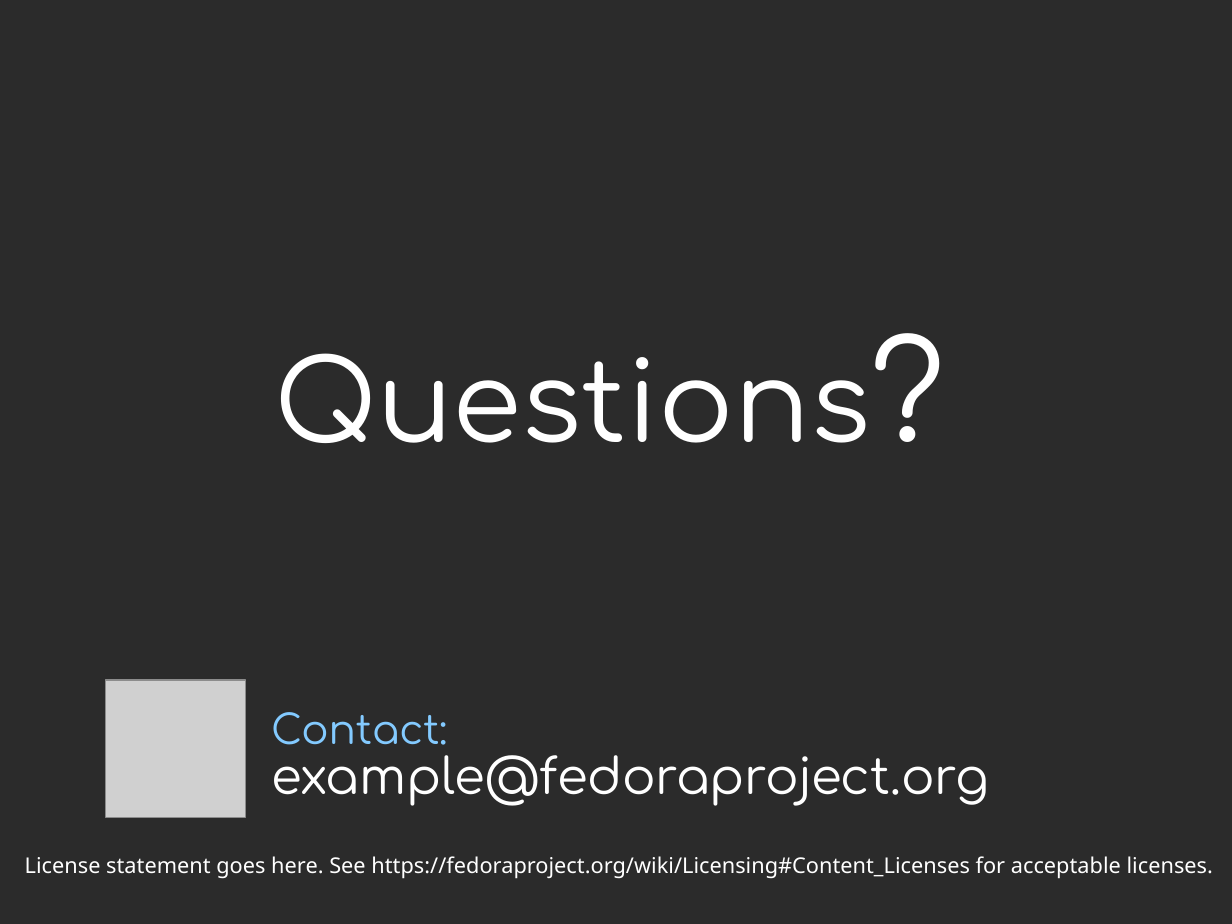
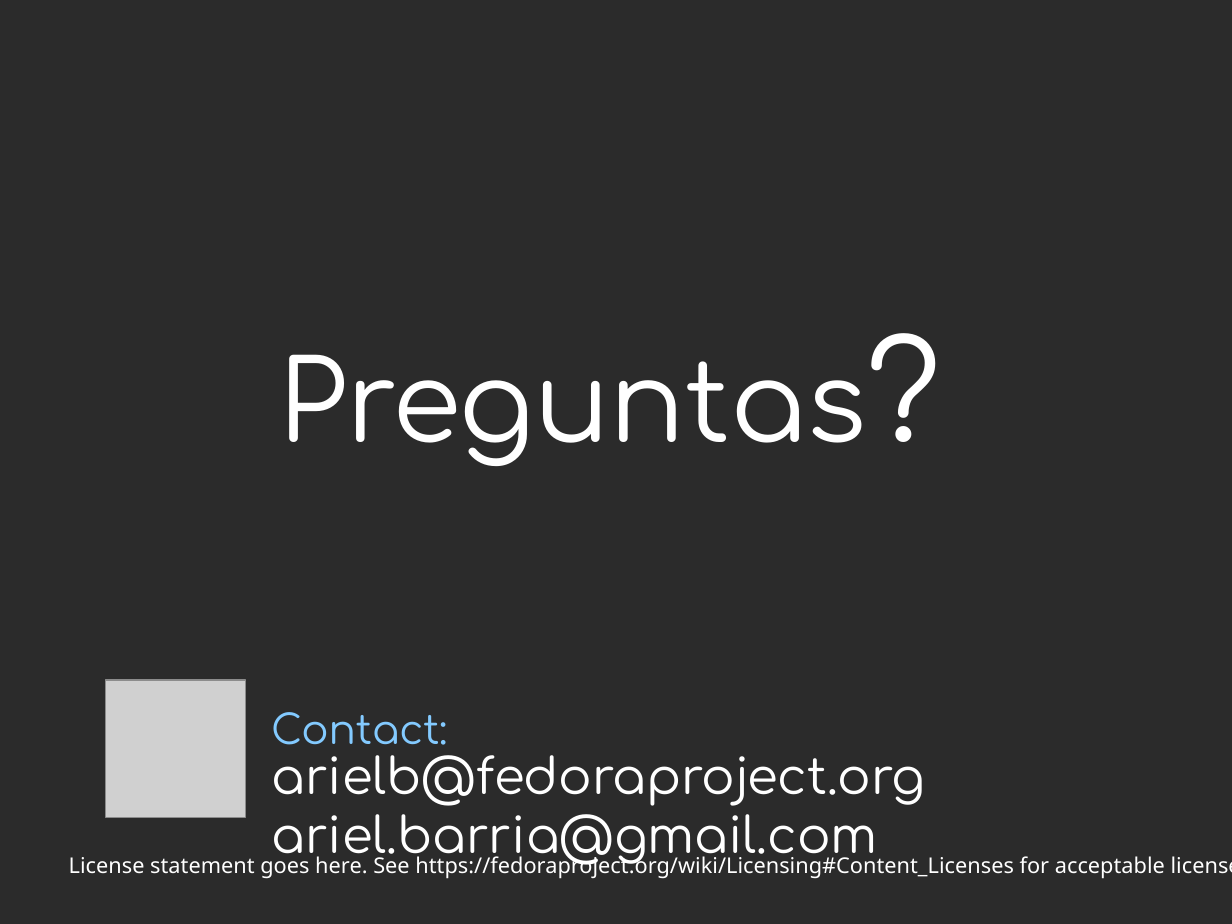
Before and after one commit to arielb2/vagrant, a slide deck: slide 7 of presentation/vagrant.odp. Drawn at 1232x924 pixels with LibreOffice and Linux fonts; fonts in the diff are those of the drawing; grey boxes stand for pictures; background and template pictures are left out; a plain dark background stands for a picture behind light text. Boxes give left, top, right and bottom in pixels: in the first picture for what was removed or moved away, otherwise in the second. Text is boxed around its words. In the diff, an @@ line names an element or a change of style, - is before the commit and + after.

```diff
--- a/presentation/vagrant.odp
+++ b/presentation/vagrant.odp
@@ title at [278, 354, 866, 466]: text changed @@
-Questions?
+Preguntas?
@@ text at [272, 737, 926, 866]: text changed @@
-example@fedoraproject.org
+arielb@fedoraproject.org
+ariel.barria@gmail.com
@@ text "License statement goes here. See ..." rewrapped from [25, 856, 1213, 879] to [69, 853, 1165, 879] @@
```
Also in this commit, not shown: 3 other slides changed, 1 slide added, 1 slide removed.
